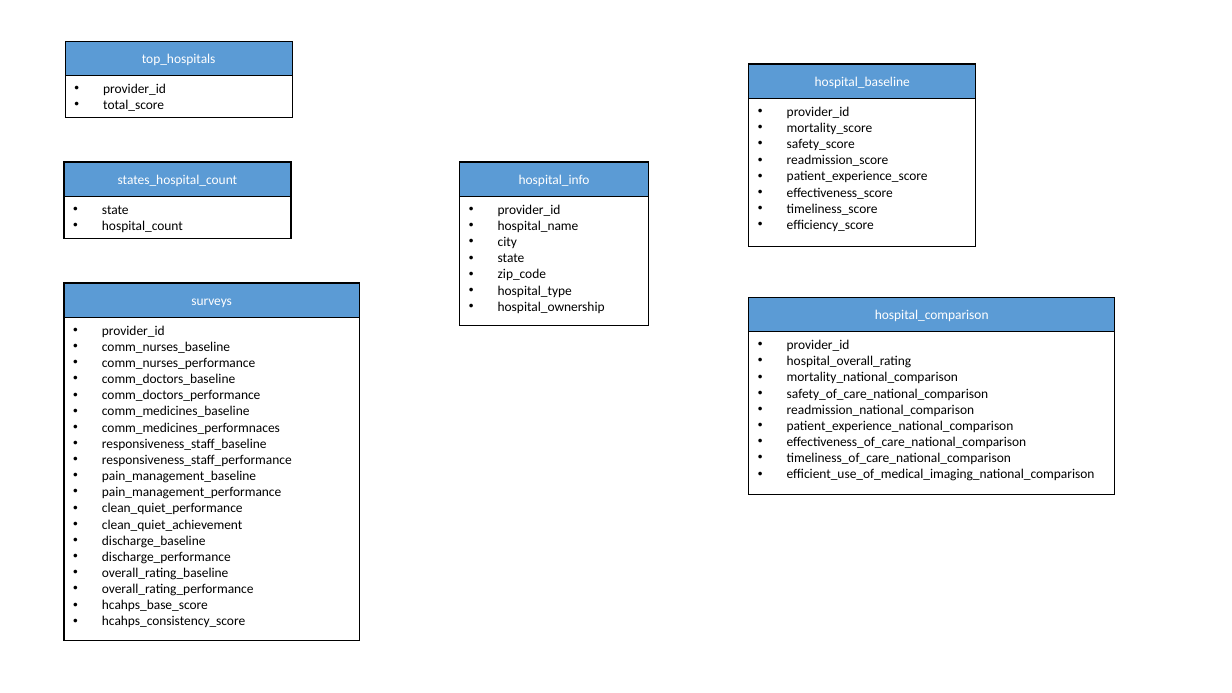
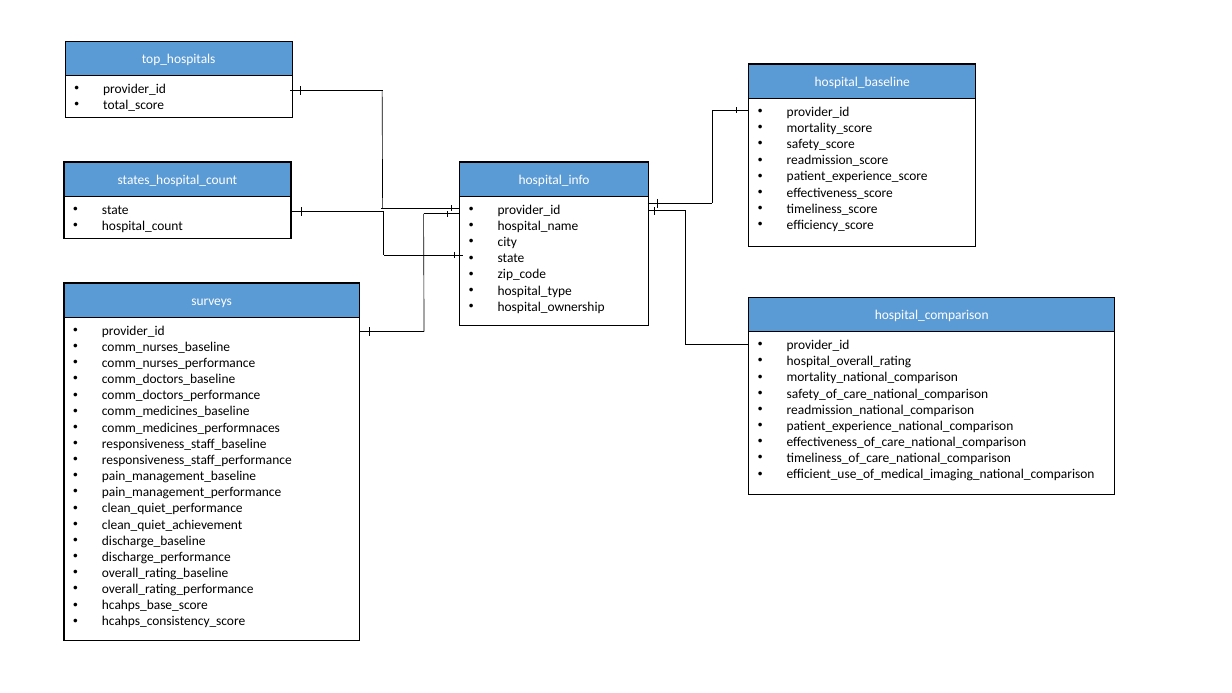
Before and after one commit to phattdoan/w205-exercise_1, a slide deck: slide 1 of documents/ERF.pptx (slide 2 before the commit). Drawn at 1232x693 pixels with LibreOffice and Linux fonts; fonts in the diff are those of the drawing. Boxes give left, top, right and bottom in pixels: in the first picture for what was removed or moved away, otherwise in the second. Text is boxed around its words. In the diff, an @@ line names an element or a change of style, - is before the commit and + after.

```diff
--- a/documents/ERF.pptx
+++ b/documents/ERF.pptx
@@ line added from (300, 86) to (300, 95), #000000 0.5 pt @@
@@ line added from (290, 91) to (383, 91), #000000 0.5 pt @@
@@ line added from (383, 91) to (383, 209), #000000 0.5 pt @@
@@ line added from (713, 110) to (713, 203), #000000 0.5 pt @@
@@ line added from (713, 110) to (749, 110), #000000 0.5 pt @@
@@ line added from (737, 107) to (737, 113), #000000 0.5 pt @@
@@ line added from (302, 207) to (302, 216), #000000 0.5 pt @@
@@ line added from (382, 209) to (460, 209), #000000 0.5 pt @@
@@ line added from (452, 205) to (452, 211), #000000 0.5 pt @@
@@ line added from (648, 203) to (712, 203), #000000 0.5 pt @@
@@ line added from (655, 207) to (655, 214), #000000 0.5 pt @@
@@ line added from (657, 199) to (657, 208), #000000 0.5 pt @@
@@ line added from (292, 212) to (384, 212), #000000 0.5 pt @@
@@ line added from (384, 212) to (384, 255), #000000 0.5 pt @@
@@ line added from (423, 213) to (424, 332), #000000 0.5 pt @@
@@ line added from (423, 213) to (460, 213), #000000 0.5 pt @@
@@ line added from (447, 211) to (447, 217), #000000 0.5 pt @@
@@ line added from (649, 210) to (686, 210), #000000 0.5 pt @@
@@ line added from (686, 211) to (686, 345), #000000 0.5 pt @@
@@ line added from (384, 255) to (463, 255), #000000 0.5 pt @@
@@ line added from (455, 252) to (455, 258), #000000 0.5 pt @@
@@ line added from (369, 327) to (369, 336), #000000 0.5 pt @@
@@ line added from (360, 332) to (423, 332), #000000 0.5 pt @@
@@ line added from (686, 345) to (749, 345), #000000 0.5 pt @@
```
Also in this commit, not shown: 3 other files.
